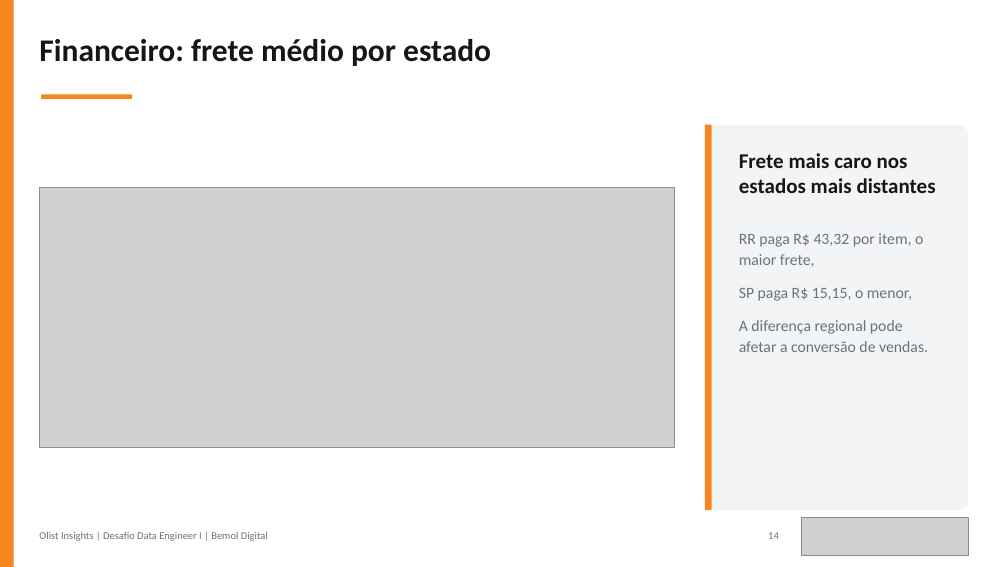
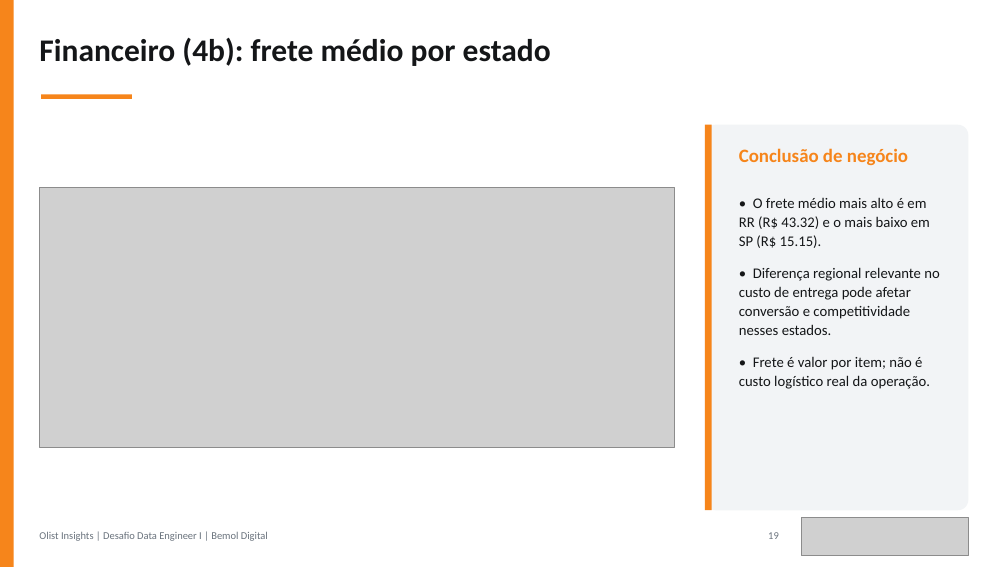
Before and after one commit to JulianaBallin/data-engineer-challenge, a slide deck: slide 19 of docs/apresentacao/apresentacao-olist.pptx (slide 14 before the commit). Drawn at 1008x567 pixels with LibreOffice and Linux fonts; fonts in the diff are those of the drawing; grey boxes stand for pictures. Boxes give left, top, right and bottom in pixels: in the first picture for what was removed or moved away, otherwise in the second. Text is boxed around its words. In the diff, an @@ line names an element or a change of style, - is before the commit and + after.

```diff
--- a/docs/apresentacao/apresentacao-olist.pptx
+++ b/docs/apresentacao/apresentacao-olist.pptx
@@ text at [39, 38, 551, 66]: text changed @@
-Financeiro: frete médio por estado
+Financeiro (4b): frete médio por estado
@@ text at [739, 148, 908, 165]: text changed; size 20 to 18 pt; text colour #141618 to #F6851B @@
-Frete mais caro nos estados mais distantes
+Conclusão de negócio
@@ text at [739, 198, 939, 389]: text changed; size 15 to 14 pt; text colour #6A737D to #141618 @@
-RR paga R$ 43,32 por item, o maior frete,
-SP paga R$ 15,15, o menor,
-A diferença regional pode afetar a conversão de vendas.
+• O frete médio mais alto é em RR (R$ 43.32) e o mais baixo em SP (R$ 15.15).
+• Diferença regional relevante no custo de entrega pode afetar conversão e competitividade nesses estados.
+• Frete é valor por item; não é custo logístico real da operação.
```
Also in this commit, not shown: 8 other slides changed, 6 slides added, 35 other files.
